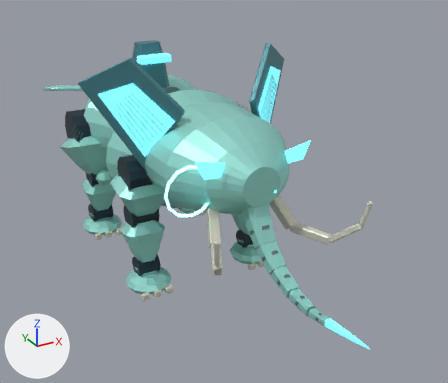
The Blender file out/combat_reference/s03/s03.blend: old version first, new version second.
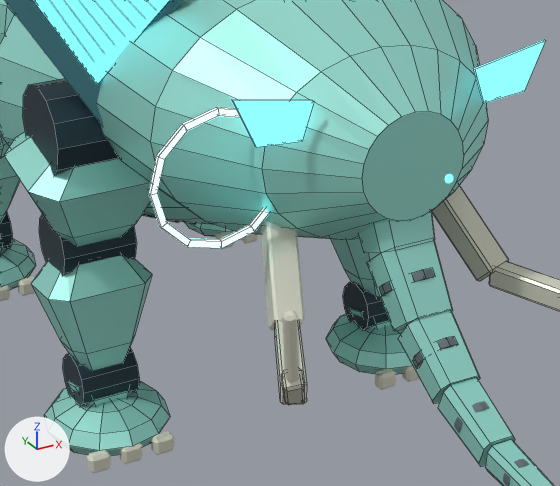
There are two pictures of each version: one whole from a camera (50 mm lens) standing at (-4.44, -10.21, 6.02) and looking at (0.5, -1.24, 1.53), one close up on the part from 24% to 71% of the width and 33% to 80% of the height. Every picture has the same lights, and +X, +Y and +Z are marked at lower left. The last two pictures show the newer version. Both versions are drawn at frame 16 of the action 's03:flight_light:fx_light_wake'; the numbers are the values there. The close-ups show mesh edges as thin lines.

Names of what the first close-up shows: 'Combat compression annulus', 'Elephant whale dorsal armor separate thoracic cage', 'Humerus anatomical armor.001', 'Humerus hinge.001', 'Luminous ear radar matrix.001', 'Pillar foot armor.001', 'Radius ulna anatomical armor.001', 'Shared crescent ivory tusk', 'Shared crescent ivory tusk.004', 'Shared neckless whale elephant head', 'Shared trunk spiral horn segment.001', 'Shared trunk spiral horn segment.002', 'Shared trunk spiral horn segment.003' and 42 more.
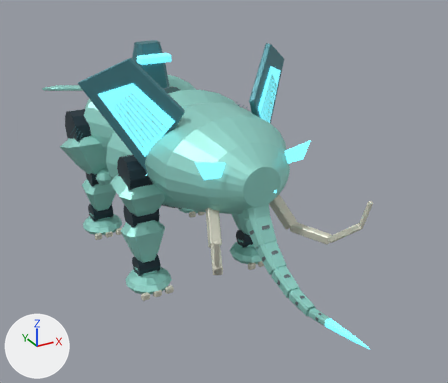
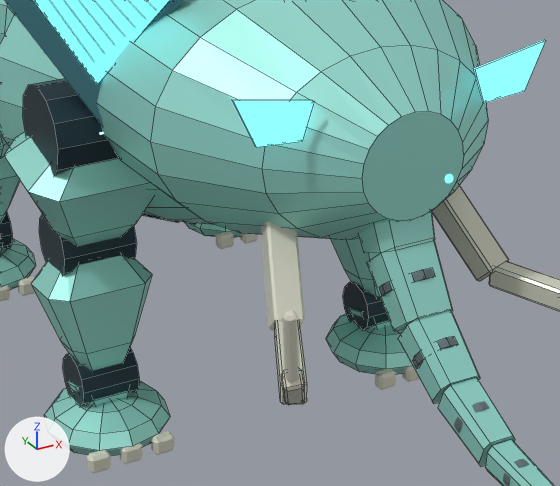
Not visible in the close-ups: 'Collapsing capacitor bracket'.

ob_fx_light_wake is not drawn itself; it is the parent of ob_combat_compression_annulus.

Patch to the scene script:
```diff
--- a/out/combat_reference/s03/s03.blend.py
+++ b/out/combat_reference/s03/s03.blend.py
@@ me_collapsing_capacitor_bracket @@
+me_collapsing_capacitor_bracket.from_pydata(...)  # a box spanning x -0.015..0.015, y -0.205..0.205, z -0.015..0.015
+me_collapsing_capacitor_bracket.materials.append(mat_fx_accent)  # cyan #8ce7ee, glowing cyan #8ce7ee
@@ ob_fx_light_wake @@
 ob_fx_light_wake.parent = ob_light_muzzle
-ob_fx_light_wake.location = (0.0, -0.896, 0.0)
-ob_fx_light_wake.scale = (0.982, 0.982, 0.982)
+ob_fx_light_wake.location = (0.0, 0.0, 0.0)
+ob_fx_light_wake.scale = (0.733, 0.0325, 0.0325)
@@ ob_combat_compression_annulus @@
-ob_combat_compression_annulus = bpy.data.objects.new('Combat compression annulus', me_combat_compression_annulus)
-ob_combat_compression_annulus.parent = ob_fx_light_wake
-ob_combat_compression_annulus.location = (0.0, 0.0, 0.0)
@@ ob_collapsing_capacitor_bracket @@
+ob_collapsing_capacitor_bracket = bpy.data.objects.new('Collapsing capacitor bracket', me_collapsing_capacitor_bracket)
+ob_collapsing_capacitor_bracket.parent = ob_fx_light_wake
+ob_collapsing_capacitor_bracket.location = (-0.41, 0.0, 0.0)
+ob_collapsing_capacitor_bracket.rotation_euler = (-1.571, 0.0, 0.0)  # degrees (-90, 0, 0)
```

Boxes [x1, y1, x2, y2] around the edits, measured in the close-ups (560 x 486 px):
'Combat compression annulus', deleted
    before: [148, 107, 269, 248]
